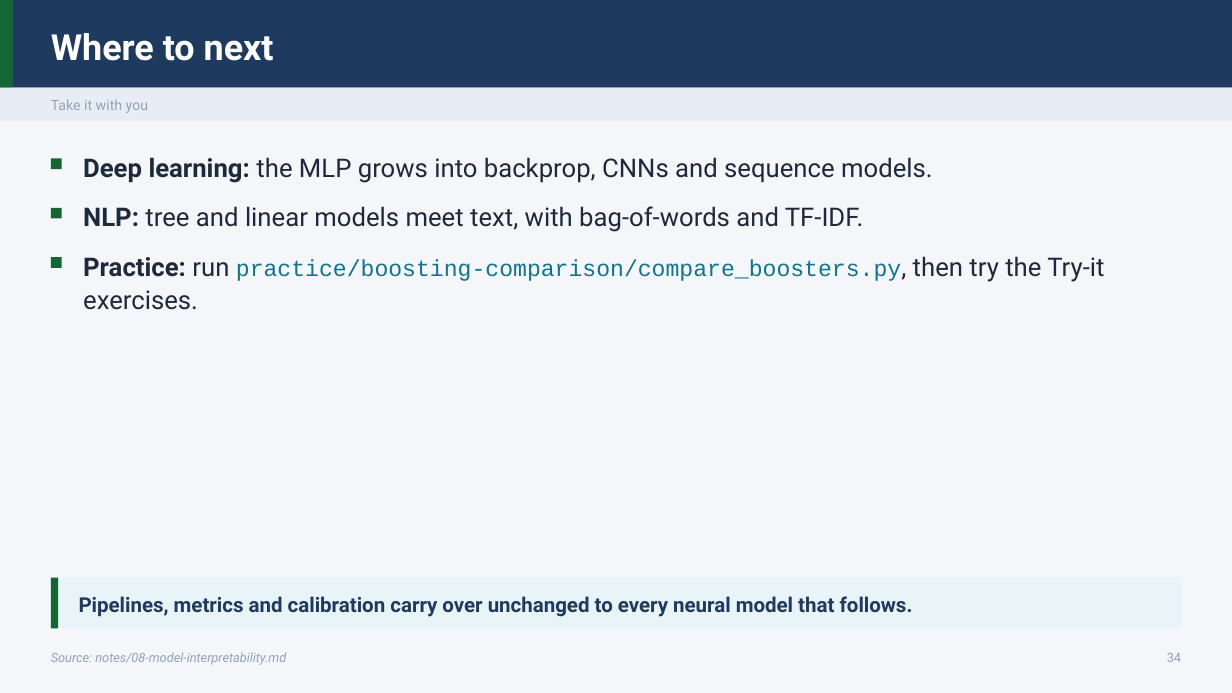
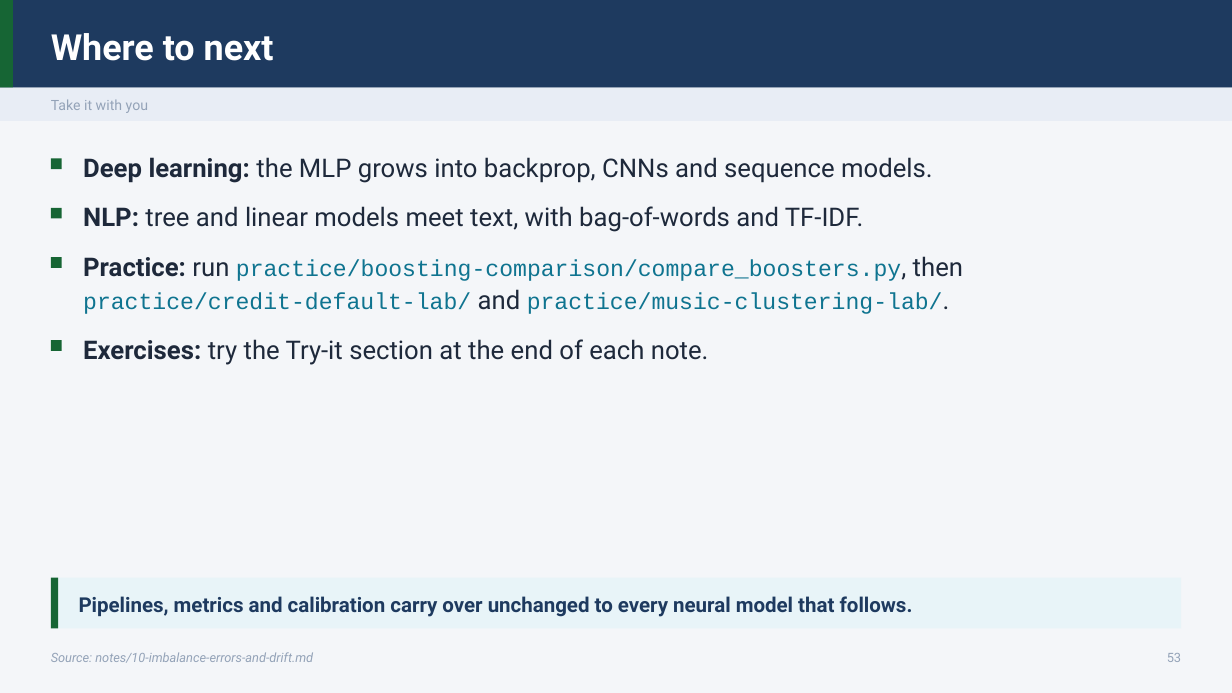
Before and after one commit to ramseywise/learn-ai-engineering, a slide deck: slide 53 of data-science/01-classical-ml/slides/classical-ml.pptx (slide 34 before the commit). Drawn at 1232x693 pixels with LibreOffice and Linux fonts; fonts in the diff are those of the drawing. Boxes give left, top, right and bottom in pixels: in the first picture for what was removed or moved away, otherwise in the second. Text is boxed around its words. In the diff, an @@ line names an element or a change of style, - is before the commit and + after.

Commit message:
Refactor NLP and Time Series slides with updated content and improved clarity
- Updated slide content in NLP deck to enhance understanding of preprocessing impacts, model evaluation, and feature selection.
- Revised titles and added recall questions for better engagement and retention.
- Enhanced the Time Series and Recommenders deck with new case studies and clarified explanations of segment forecasting.
- Improved the build_deck script to accommodate new color accents for better visual distinction in presentations.
- Updated PDF and PPTX files for both NLP and Time Series slides to reflect the latest changes.

```diff
--- a/data-science/01-classical-ml/slides/classical-ml.pptx
+++ b/data-science/01-classical-ml/slides/classical-ml.pptx
@@ text at box(83, 256, 963, 314): text changed @@
-Practice: run practice/boosting-comparison/compare_boosters.py, then try the Try-it exercises.
+Practice: run practice/boosting-comparison/compare_boosters.py, then practice/credit-default-lab/ and practice/music-clustering-lab/.
@@ rectangle added at box(51, 340, 62, 351), fill #166534 @@
@@ text added at box(83, 339, 709, 365), 20 pt, text #1E293B @@
+Exercises: try the Try-it section at the end of each note.
@@ text at box(51, 652, 313, 663): text changed @@
-Source: notes/08-model-interpretability.md
+Source: notes/10-imbalance-errors-and-drift.md
@@ text at box(1167, 653, 1181, 662): text changed @@
-34
+53
```
Also in this commit, not shown: 22 other slides changed, 19 slides added, 18 other files.
